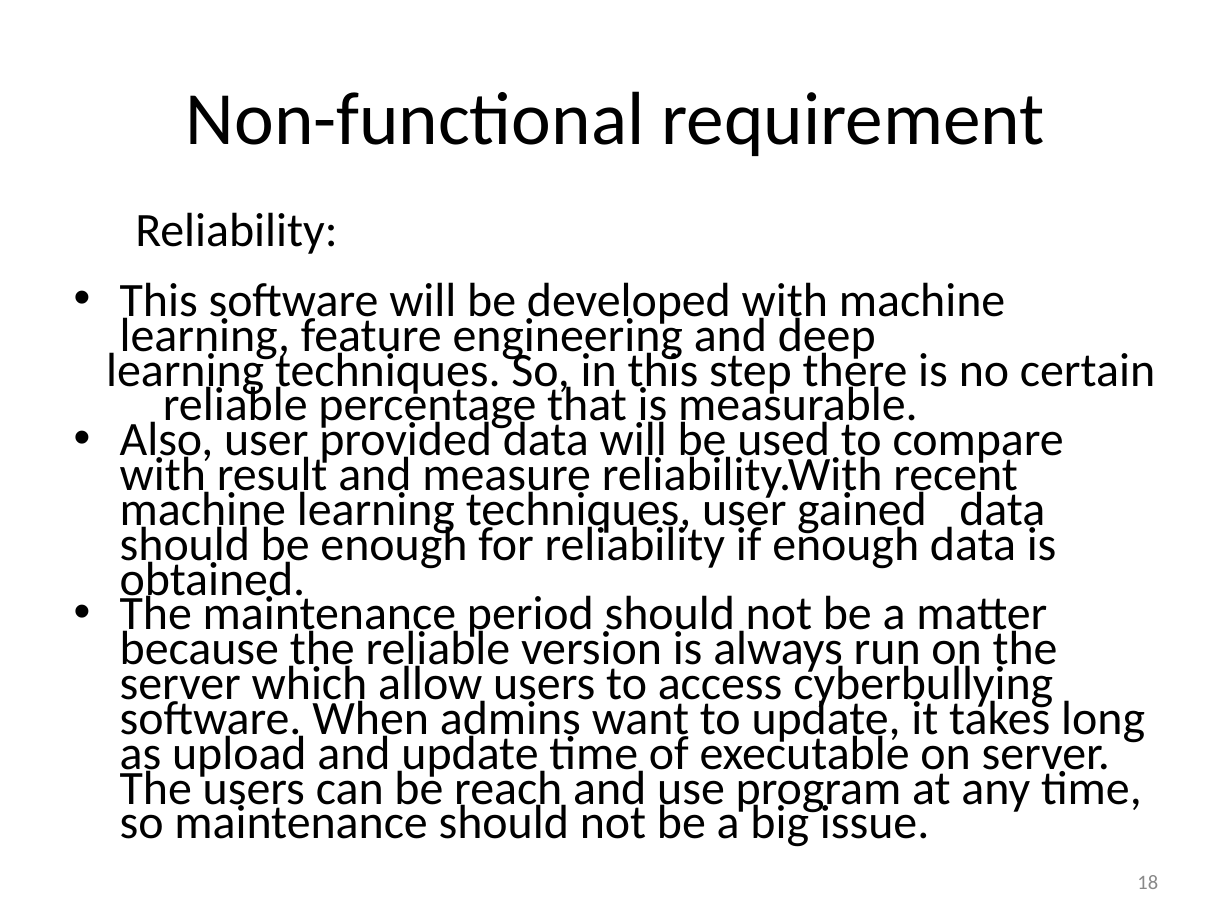
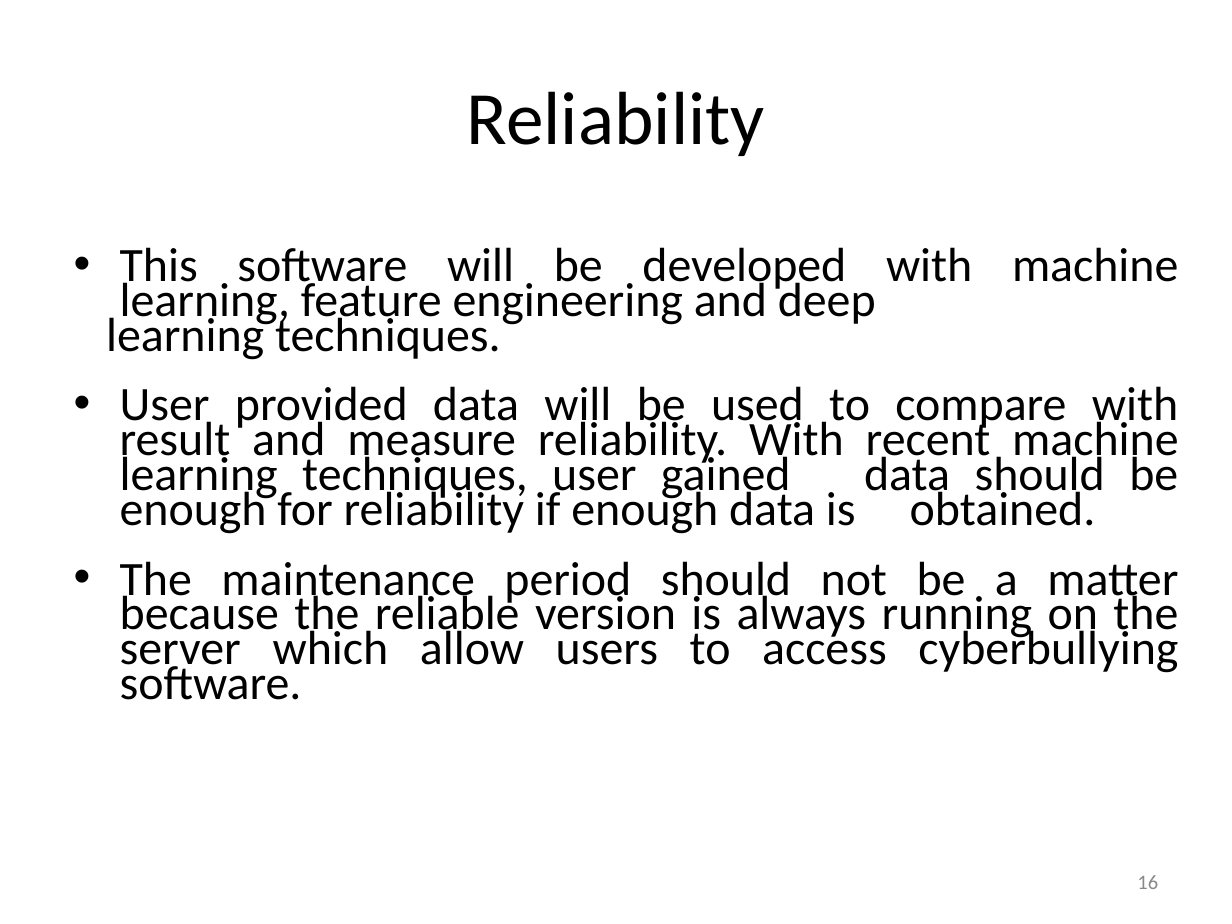
Before and after one commit to harshagarwal2245/Cyberbullying-detection-using-ml, a slide deck: slide 16 of Refrences/Project_Review_Template_III_final.ppt (slide 18 before the commit). Drawn at 1232x924 pixels with LibreOffice and Linux fonts; fonts in the diff are those of the drawing. Boxes give left, top, right and bottom in pixels: in the first picture for what was removed or moved away, otherwise in the second. Text is boxed around its words. In the diff, an @@ line names an element or a change of style, - is before the commit and + after.

```diff
--- a/Refrences/Project_Review_Template_III_final.ppt
+++ b/Refrences/Project_Review_Template_III_final.ppt
@@ title at [467,91,765,156]: text changed @@
-Non-functional requirement
+Reliability
@@ text at [135,212,337,254]: paragraph removed @@
-  Reliability:
@@ text at [120,247,1178,328]: alignment left to justified @@
@@ text at [106,311,1178,700]: text changed @@
-learning techniques. So, in this step there is no certain reliable percentage that is measurable.
-• Also, user provided data will be used to compare with result and measure reliability.With recent machine learning techniques, user gained data should be enough for reliability if enough data is obtained.
-• The maintenance period should not be a matter because the reliable version is always run on the server which allow users to access cyberbullying software. When admins want to update, it takes long as upload and update time of executable on server. The users can be reach and use program at any time, so maintenance should not be a big issue.
+learning techniques.
+• User provided data will be used to compare with result and measure reliability. With recent machine learning techniques, user gained data should be enough for reliability if enough data is obtained.
+• The maintenance period should not be a matter because the reliable version is always running on the server which allow users to access cyberbullying software.
@@ page number at [1137,875,1158,889]: text changed @@
-18
+16
```
Also in this commit, not shown: 6 other slides changed, 2 slides removed.
